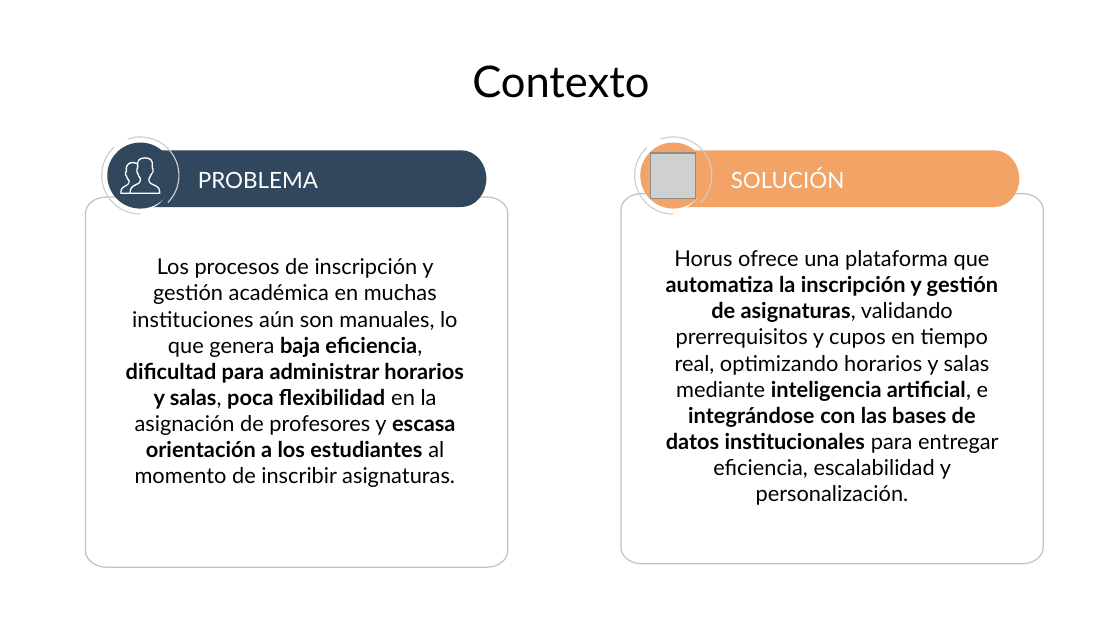
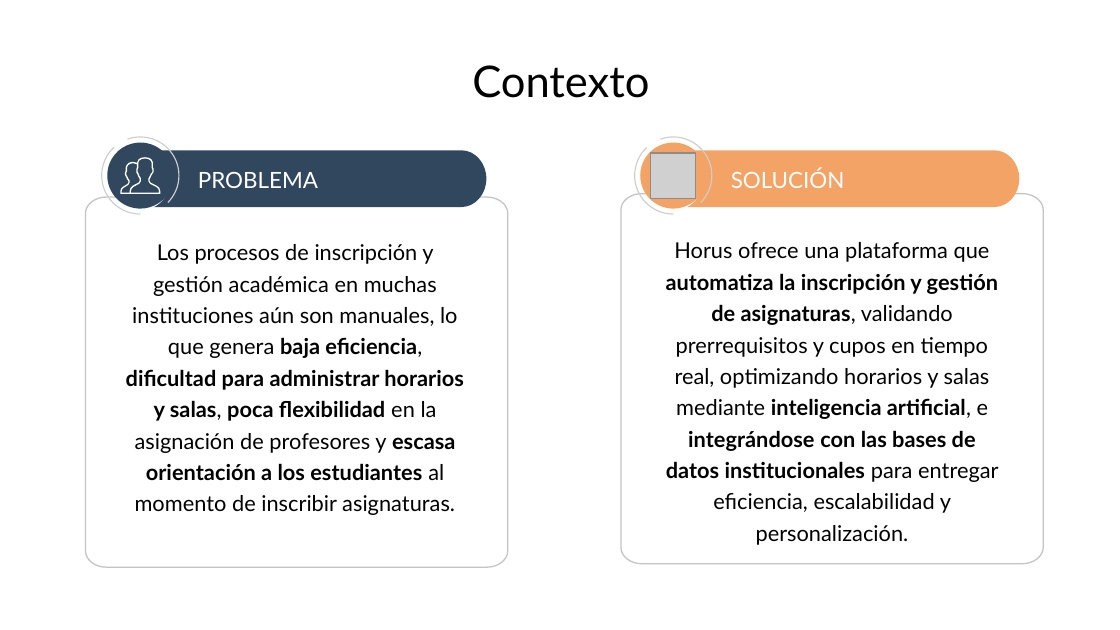
Before and after one commit to JuanAlbornozM/Horus_Documentos, a slide deck: slide 3 of Fase2/Evidencias Proyecto/Presentación Proyecto.pptx. Drawn at 1120x630 pixels with LibreOffice and Linux fonts; fonts in the diff are those of the drawing; grey boxes stand for pictures. Boxes give left, top, right and bottom in pixels: in the first picture for what was removed or moved away, otherwise in the second. Text is boxed around its words. In the diff, an @@ line names an element or a change of style, - is before the commit and + after.

```diff
--- a/Fase2/Evidencias Proyecto/Presentación Proyecto.pptx
+++ b/Fase2/Evidencias Proyecto/Presentación Proyecto.pptx
@@ text "Los procesos de inscripción y ..." at bbox=[126, 244, 464, 515]: line spacing 1 to 1.2 @@
@@ text "Los procesos de inscripción y ...": place and size @@
-text "Los procesos de inscripción y ..." at bbox=[126, 258, 464, 487]
+text "Los procesos de inscripción y ..." at bbox=[126, 244, 464, 515]
@@ text "Horus ofrece una plataforma que ...": place and size @@
-text "Horus ofrece una plataforma que ..." at bbox=[666, 250, 998, 505]
+text "Horus ofrece una plataforma que ..." at bbox=[666, 242, 998, 545]
@@ text "Horus ofrece una plataforma que ..." at bbox=[666, 242, 998, 545]: line spacing 1 to 1.2 @@
```
Also in this commit, not shown: 4 other slides changed, 2 slides added, 1 slide removed.
